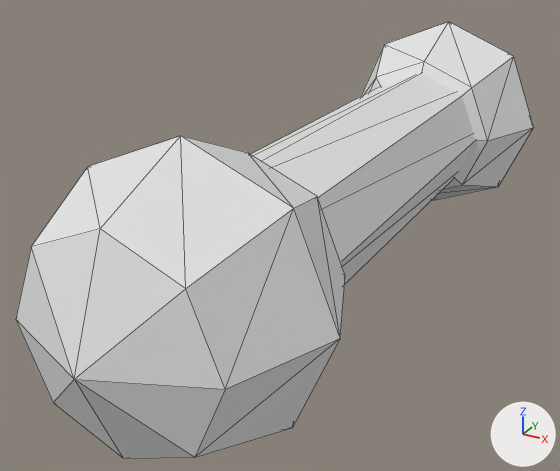
Renders of the OBJ model assets/models/fossil_bone.obj from each side of a commit.
One viewpoint serves both versions: a 50 mm lens placed at (0.619, -2.043, 0.554), pointed at (-0.111, -0.715, -0.109). The axes (+X, +Y, +Z) are drawn at lower right. The lights are the same throughout. The first picture is the older version. Mesh edges are drawn as thin lines. Where no turn or scale is listed for an object, it has been applied to the vertices. Vertices at exactly the same position are counted once.

Names of what the first picture shows: 'fossil_bone'.
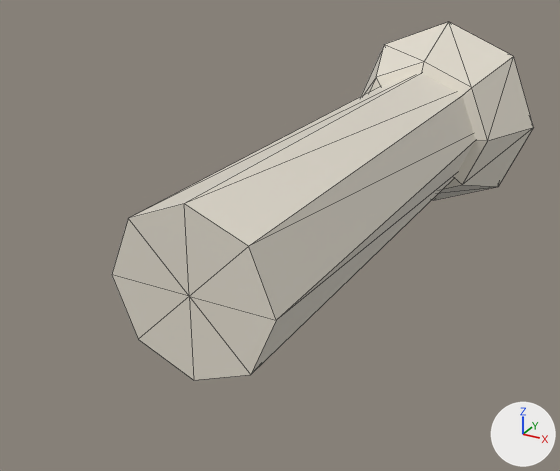
Where the change shows, as pixel boxes [x1, y1, x2, y2] in the pictures (560 x 471 px):
'fossil_bone', reshaped (18% narrower, 18% shorter): before [16, 22, 534, 459]; after [112, 22, 534, 380]
part 1 of me_fossil_bone, deleted: before [16, 136, 345, 459]
part 2 of me_fossil_bone, recoloured: before [251, 22, 534, 283]; after [112, 22, 534, 380]

Diff of the bpy script that builds the scene:
```diff
--- a/assets/models/fossil_bone.obj.py
+++ b/assets/models/fossil_bone.obj.py
@@ mat_fossil_bone_mat @@
+mat_fossil_bone_mat = principled_material('fossil_bone_mat')
+mat_fossil_bone_mat.base_color = (0.8, 0.75, 0.65)  # white #e7e1d3
+mat_fossil_bone_mat.roughness = 0.368
@@ me_fossil_bone @@
 # used by ob_fossil_bone; location = (0.0, 0.0, 0.0)
-me_fossil_bone.from_pydata(...)  # 70 vertices, 128 faces; spans x -0.25..0.25, y -1.45..0.25, z -0.25..0.25
+me_fossil_bone.from_pydata(...)  # 44 vertices, 80 faces; spans x -0.25..0.25, y -1.2..0.25, z -0.25..0.25
+# me_fossil_bone part 1: the loose piece of 26 vertices spanning x -0.25..0.25, y -1.45..-0.95, z -0.25..0.25 is deleted
+# me_fossil_bone part 2: 80 faces spanning x -0.25..0.25, y -1.2..0.25, z -0.25..0.25 switch from no material to mat_fossil_bone_mat (white #e7e1d3)
```
